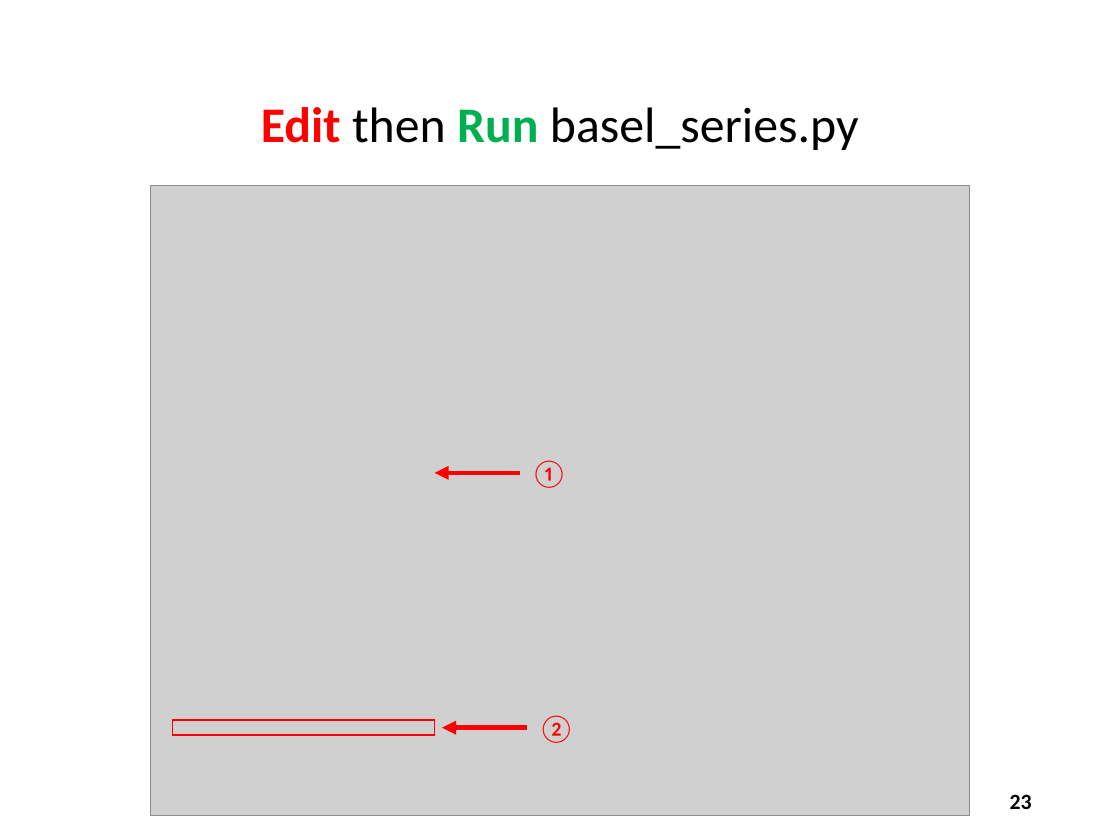
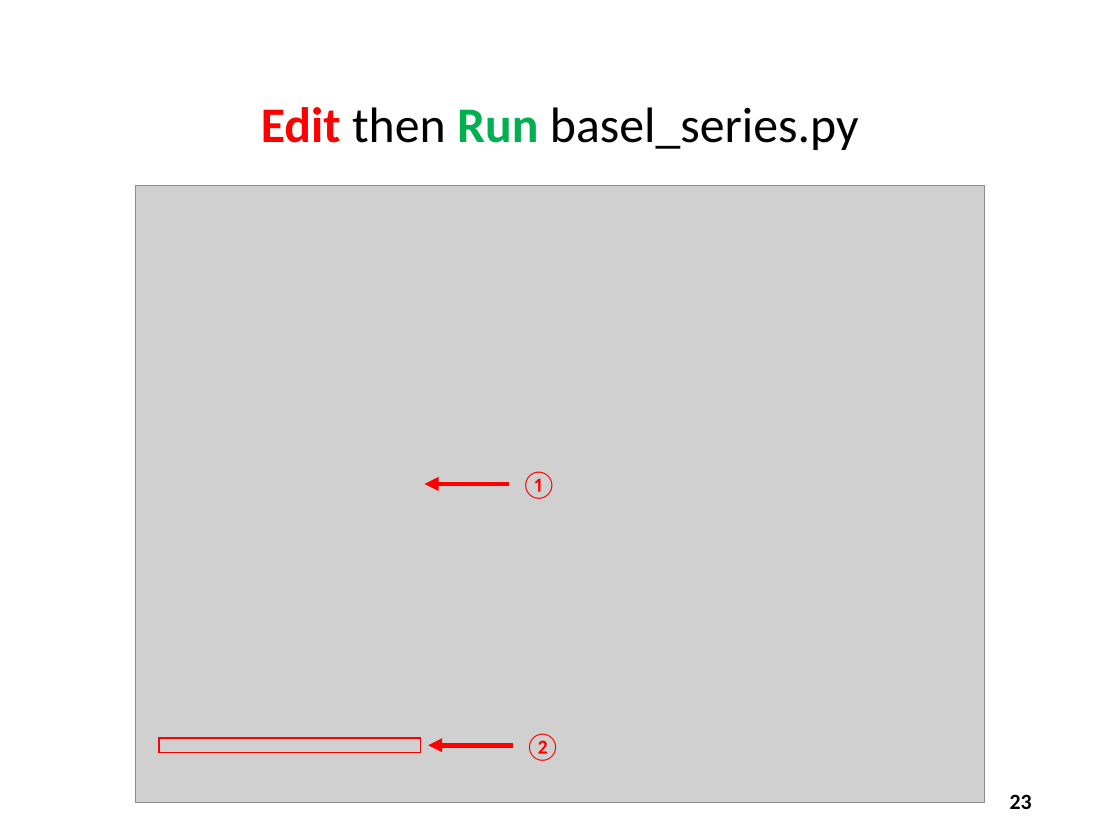
Before and after one commit to dbiersach/csi-spark-prep, a slide deck: slide 23 of slides/Session 02 - Arrays and Algorithms/Session 02 - Arrays and Algorithms.pptx. Drawn at 1120x840 pixels with LibreOffice and Linux fonts; fonts in the diff are those of the drawing; grey boxes stand for pictures. Boxes give left, top, right and bottom in pixels: in the first picture for what was removed or moved away, otherwise in the second. Text is boxed around its words. In the diff, an @@ line names an element or a change of style, - is before the commit and + after.

Commit message:
Fix harmonic series range

```diff
--- a/slides/Session 02 - Arrays and Algorithms/Session 02 - Arrays and Algorithms.pptx
+++ b/slides/Session 02 - Arrays and Algorithms/Session 02 - Arrays and Algorithms.pptx
@@ picture resized from (x1=150, y1=185, x2=970, y2=815) to (x1=136, y1=185, x2=984, y2=802) @@
@@ text "①" moved from (x1=531, y1=460, x2=568, y2=488) to (x1=520, y1=471, x2=557, y2=499) @@
@@ arrow moved from (520, 473) - (435, 473) to (510, 484) - (424, 484) @@
@@ rectangle moved from (x1=172, y1=720, x2=435, y2=735) to (x1=159, y1=738, x2=421, y2=753) @@
@@ arrow moved from (526, 728) - (442, 728) to (513, 745) - (428, 745) @@
@@ text "②" moved from (x1=538, y1=715, x2=575, y2=743) to (x1=524, y1=733, x2=561, y2=761) @@
```
Also in this commit, not shown: 4 other slides changed, 1 slide added.
